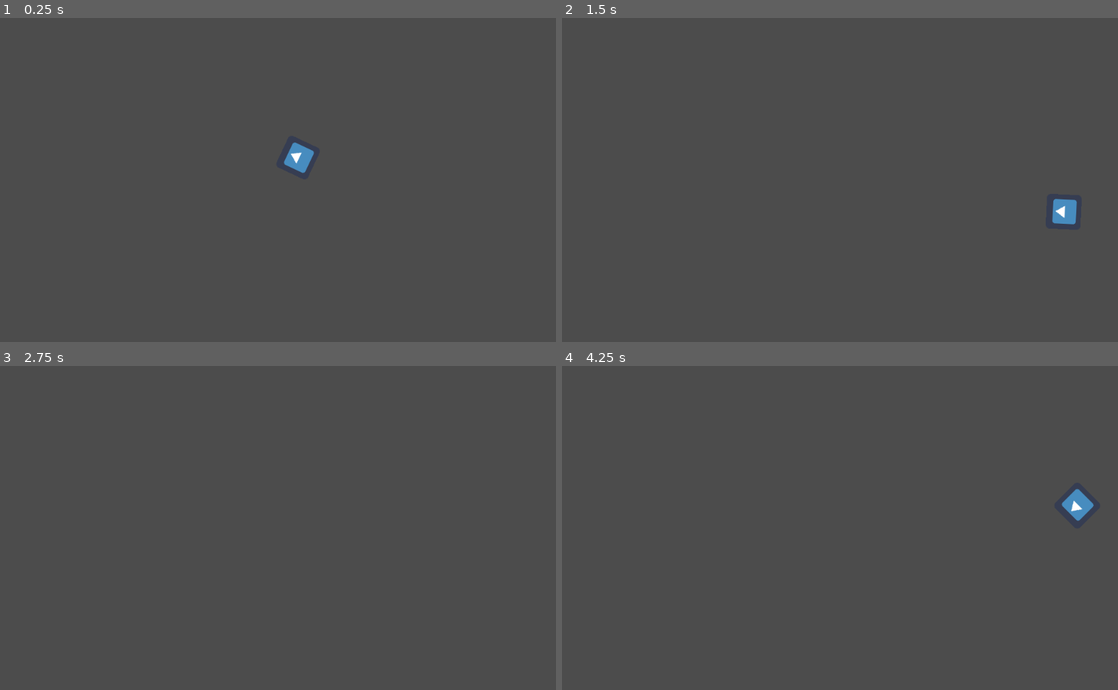
Above: before the commit, frames 1-4 (two rows, left to right).
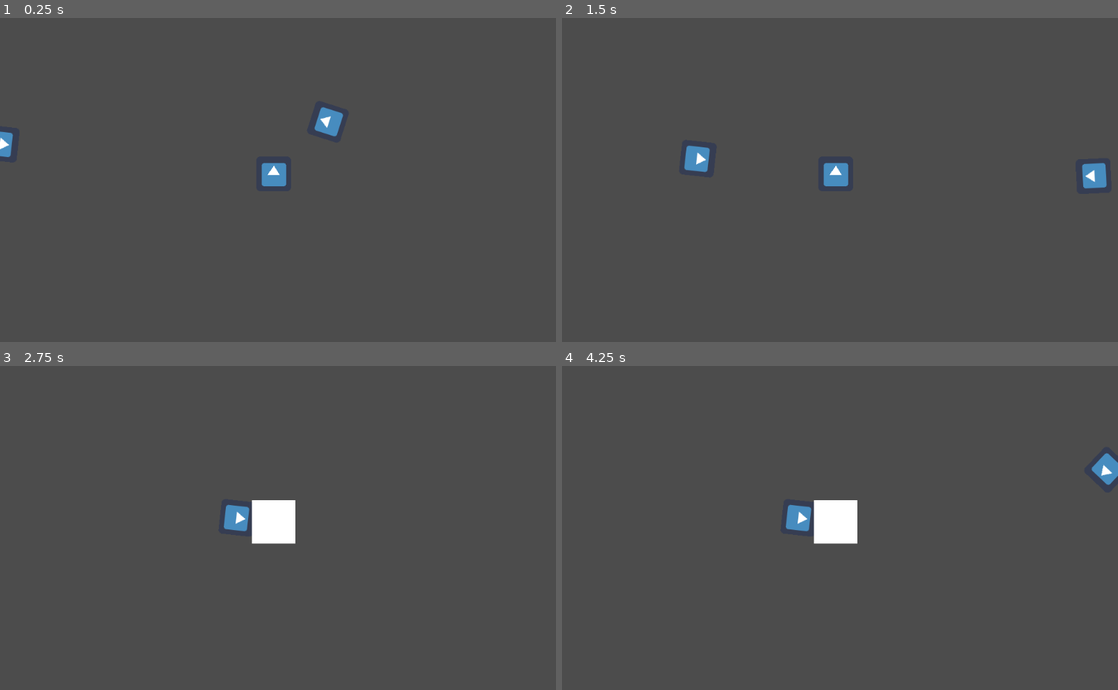
Above: after the commit, the same moments.

Repository: moisesjbc/global-jam-01-2025
Game: Godot game, scene res://gameplay/main/main.tscn
Two runs of this game, one before a commit and one after it. Both use one fixed random seed, a clock stepped at 60 frames per second and the inputs below. The engine's default icon, where the game draws it, is replaced by a stand-in: a white triangle on a blue panel in a dark square.
Inputs (mouse positions are in pixels of both pictures, inside the frame that each line leads up to):
- Up to frame 1 (0.25 s): no input
- Up to frame 2 (1.5 s): move the mouse to (962, 163) at 0.52 s; hold Right (ui_right) 0.53-1.28 s; move the mouse to (728, 196) at 1.27 s; hold Down (ui_down) from 1.28 s (still down)
- Up to frame 3 (2.75 s): move the mouse to (333, 456) at 2.02 s; release Down (ui_down) at 2.03 s; hold Right (ui_right) from 2.03 s (still down)
- Up to frame 4 (4.25 s): tap Enter at 2.75 s; move the mouse to (812, 592) at 2.77 s; release Right (ui_right) at 2.78 s; hold Up (ui_up) 2.78-3.53 s; tap Space at 3.5 s; move the mouse to (1006, 576) at 3.52 s; hold Left (ui_left) from 3.53 s (still down)

The runs differ from the first frame. In frame 1, 1.1% of the frame differs, in the area x 0-62%, y 27-52%; in frame 2, 1.3%; in frame 3, 1.4%; in frame 4, 2.0%, in the area x 40-100%, y 26-55%.

Commit message:
Add basic abduction

Diff:
--- /dev/null
+++ b/godot-project/gameplay/enemy/enemy.gd
@@ -0,0 +1,13 @@
+extends KinematicBody2D
+
+
+export var speed: int = 200
+var target
+
+
+# Called every frame. 'delta' is the elapsed time since the previous frame.
+func _process(delta):
+	var velocity: Vector2 = Vector2(1.0, 0.0)
+	look_at(target.global_position)
+
+	move_and_collide(speed * velocity.rotated(rotation) * delta)
--- /dev/null
+++ b/godot-project/gameplay/enemy/enemy.tscn
@@ -0,0 +1,17 @@
+[gd_scene load_steps=4 format=2]
+
+[ext_resource path="res://icon.png" type="Texture" id=1]
+[ext_resource path="res://gameplay/enemy/enemy.gd" type="Script" id=2]
+
+[sub_resource type="RectangleShape2D" id=1]
+extents = Vector2( 32, 32 )
+
+[node name="enemy" type="KinematicBody2D" groups=["enemies"]]
+script = ExtResource( 2 )
+
+[node name="Sprite" type="Sprite" parent="."]
+rotation = 1.5708
+texture = ExtResource( 1 )
+
+[node name="collision_shape" type="CollisionShape2D" parent="."]
+shape = SubResource( 1 )
--- /dev/null
+++ b/godot-project/gameplay/font/font.gd
@@ -0,0 +1,26 @@
+extends KinematicBody2D
+
+var n_touching_enemies = 0
+var font_abduction_scene = preload("res://gameplay/font_abduction/font_abduction.tscn")
+var font_abduction: ColorRect
+signal abduction_finished
+
+
+func _on_influence_area_body_entered(body):
+	if body.is_in_group("enemies"):
+		n_touching_enemies += 1
+		font_abduction = font_abduction_scene.instance()
+		add_child(font_abduction)
+		font_abduction.connect("abduction_finished", self, "_on_abduction_finished")
+
+
+func _on_influence_area_body_exited(body):
+	if body.is_in_group("enemies"):
+		n_touching_enemies -= 1
+		if n_touching_enemies == 0:
+			font_abduction.disconnect("abduction_finished", self, "_on_abduction_finished")
+			font_abduction.queue_free()
+
+
+func _on_abduction_finished():
+	emit_signal("abduction_finished")
--- /dev/null
+++ b/godot-project/gameplay/font/font.tscn
@@ -0,0 +1,29 @@
+[gd_scene load_steps=5 format=2]
+
+[ext_resource path="res://icon.png" type="Texture" id=1]
+[ext_resource path="res://gameplay/font/font.gd" type="Script" id=2]
+
+[sub_resource type="RectangleShape2D" id=1]
+extents = Vector2( 32, 32 )
+
+[sub_resource type="CircleShape2D" id=2]
+radius = 68.0661
+
+[node name="font" type="KinematicBody2D"]
+collision_layer = 8
+collision_mask = 5
+script = ExtResource( 2 )
+
+[node name="sprite" type="Sprite" parent="."]
+texture = ExtResource( 1 )
+
+[node name="collision_shape" type="CollisionShape2D" parent="."]
+shape = SubResource( 1 )
+
+[node name="influence_area" type="Area2D" parent="."]
+
+[node name="collision_shape" type="CollisionShape2D" parent="influence_area"]
+shape = SubResource( 2 )
+
+[connection signal="body_entered" from="influence_area" to="." method="_on_influence_area_body_entered"]
+[connection signal="body_exited" from="influence_area" to="." method="_on_influence_area_body_exited"]
--- /dev/null
+++ b/godot-project/gameplay/font_abduction/font_abduction.gd
@@ -0,0 +1,7 @@
+extends ColorRect
+
+signal abduction_finished
+
+
+func _on_timer_timeout():
+	emit_signal("abduction_finished")
--- /dev/null
+++ b/godot-project/gameplay/font_abduction/font_abduction.tscn
@@ -0,0 +1,18 @@
+[gd_scene load_steps=2 format=2]
+
+[ext_resource path="res://gameplay/font_abduction/font_abduction.gd" type="Script" id=1]
+
+[node name="font_abduction" type="ColorRect"]
+margin_left = -40.0
+margin_top = -40.0
+margin_right = 40.0
+margin_bottom = 40.0
+rect_min_size = Vector2( 80, 80 )
+script = ExtResource( 1 )
+
+[node name="timer" type="Timer" parent="."]
+wait_time = 2.0
+one_shot = true
+autostart = true
+
+[connection signal="timeout" from="timer" to="." method="_on_timer_timeout"]
--- /dev/null
+++ b/godot-project/gameplay/main/main.gd
@@ -0,0 +1,9 @@
+extends Node2D
+
+
+func _ready():
+	$enemy.target = $font
+
+
+func _on_font_abduction_finished():
+	get_tree().reload_current_scene()
--- a/godot-project/gameplay/main/main.tscn
+++ b/godot-project/gameplay/main/main.tscn
@@ -1,8 +1,20 @@
-[gd_scene load_steps=2 format=2]
+[gd_scene load_steps=5 format=2]
 
 [ext_resource path="res://gameplay/player/player.tscn" type="PackedScene" id=1]
+[ext_resource path="res://gameplay/enemy/enemy.tscn" type="PackedScene" id=2]
+[ext_resource path="res://gameplay/main/main.gd" type="Script" id=3]
+[ext_resource path="res://gameplay/font/font.tscn" type="PackedScene" id=4]
 
 [node name="main" type="Node2D"]
+script = ExtResource( 3 )
 
 [node name="player" parent="." instance=ExtResource( 1 )]
-position = Vector2( 549, 260 )
+position = Vector2( 604, 194 )
+
+[node name="enemy" parent="." instance=ExtResource( 2 )]
+position = Vector2( -48, 229 )
+
+[node name="font" parent="." instance=ExtResource( 4 )]
+position = Vector2( 504, 290 )
+
+[connection signal="abduction_finished" from="font" to="." method="_on_font_abduction_finished"]
--- a/godot-project/project.godot
+++ b/godot-project/project.godot
@@ -59,6 +59,7 @@
 2d_physics/layer_1="player"
 2d_physics/layer_2="bubbles"
 2d_physics/layer_3="enemies"
+2d_physics/layer_4="font"
 
 [physics]
 
